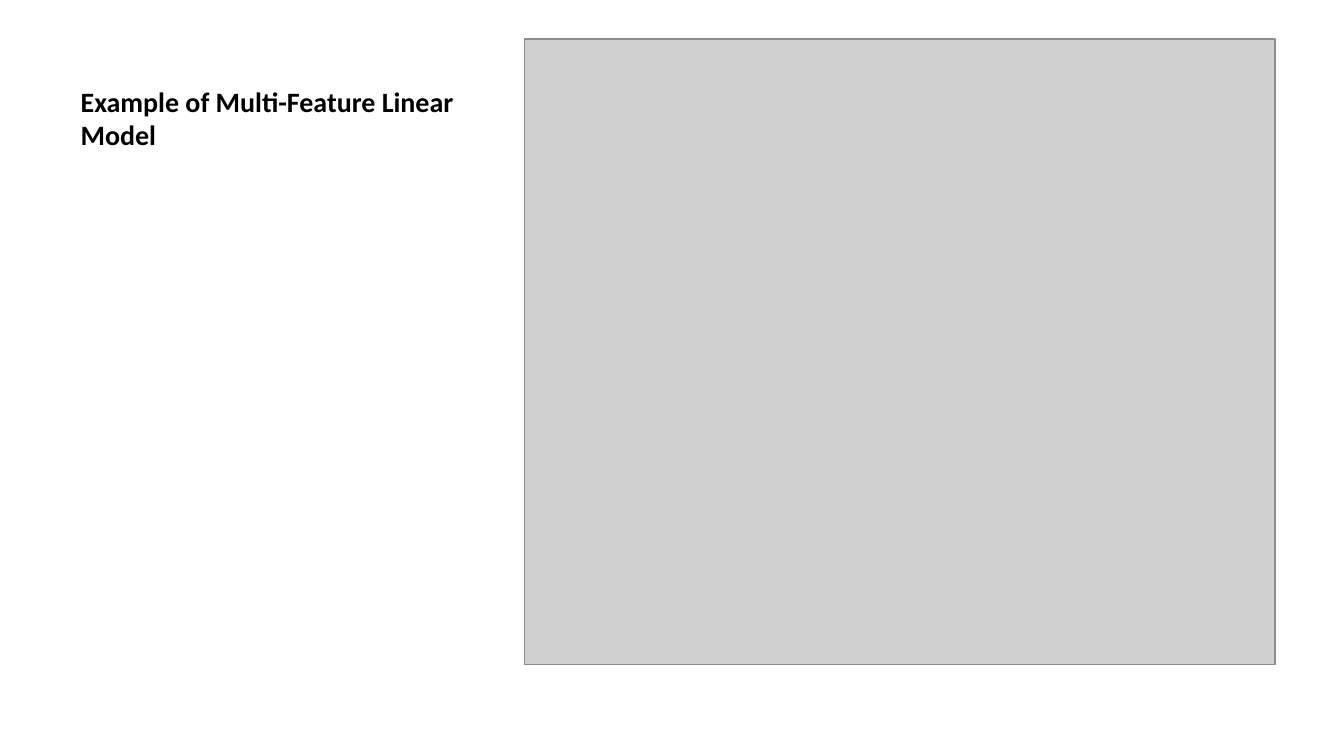
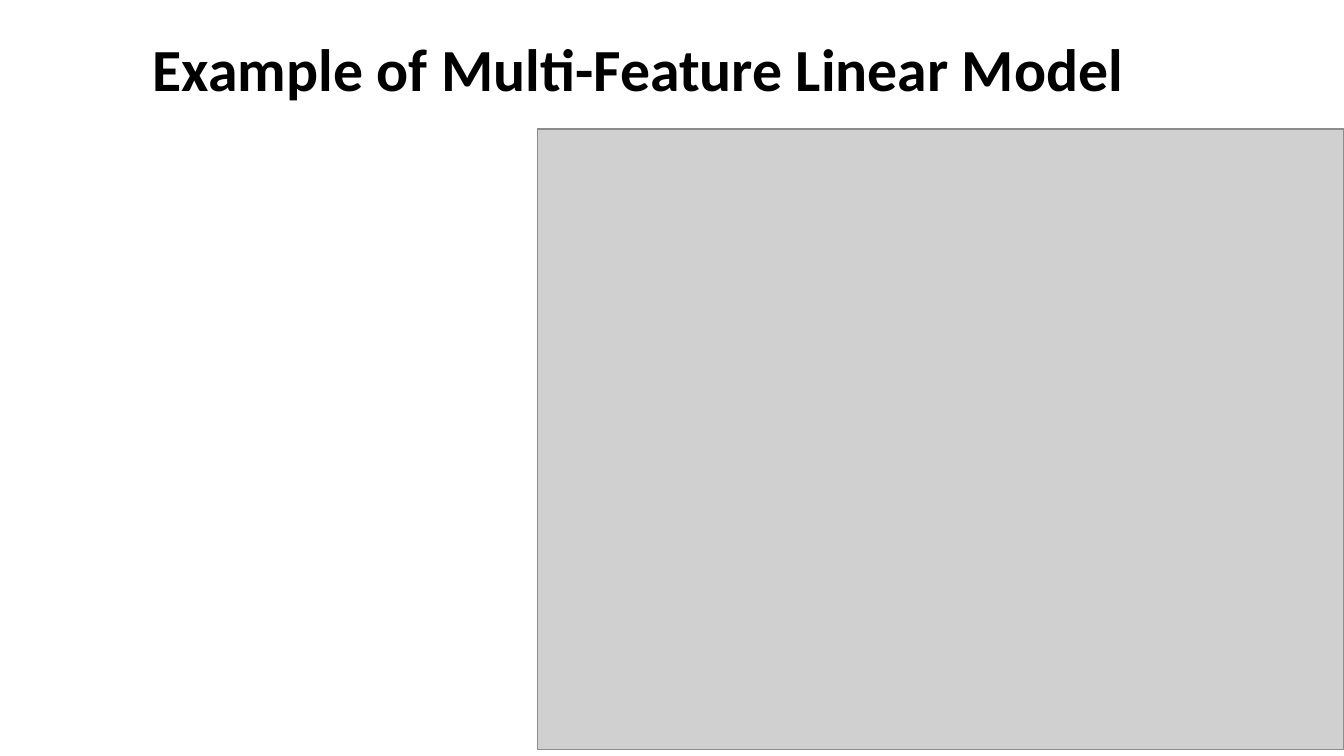
Before and after one commit to StephenElston/CSCI-E-83, a slide deck: slide 45 of LectureSlides/08_IntroductionToLinearModels.pptx (slide 53 before the commit). Drawn at 1344x756 pixels with LibreOffice and Linux fonts; fonts in the diff are those of the drawing; grey boxes stand for pictures. Boxes give left, top, right and bottom in pixels: in the first picture for what was removed or moved away, otherwise in the second. Text is boxed around its words. In the diff, an @@ line names an element or a change of style, - is before the commit and + after.

```diff
--- a/LectureSlides/08_IntroductionToLinearModels.pptx
+++ b/LectureSlides/08_IntroductionToLinearModels.pptx
@@ title "Example of Multi-Feature Linear Model" at [153, 49, 1123, 101]: size 15 to 32 pt; alignment left to centre @@
@@ picture: place and size @@
-picture at [524, 39, 1274, 664]
+picture at [538, 129, 1344, 750]
```
Also in this commit, not shown: 7 other slides changed, 5 slides added, 18 slides removed.
